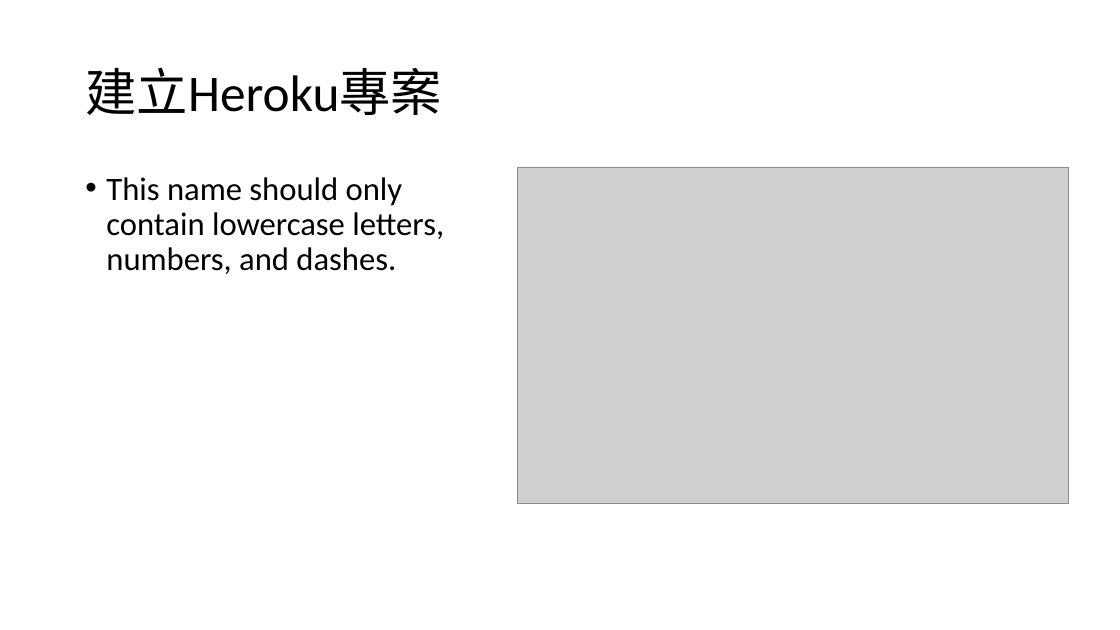
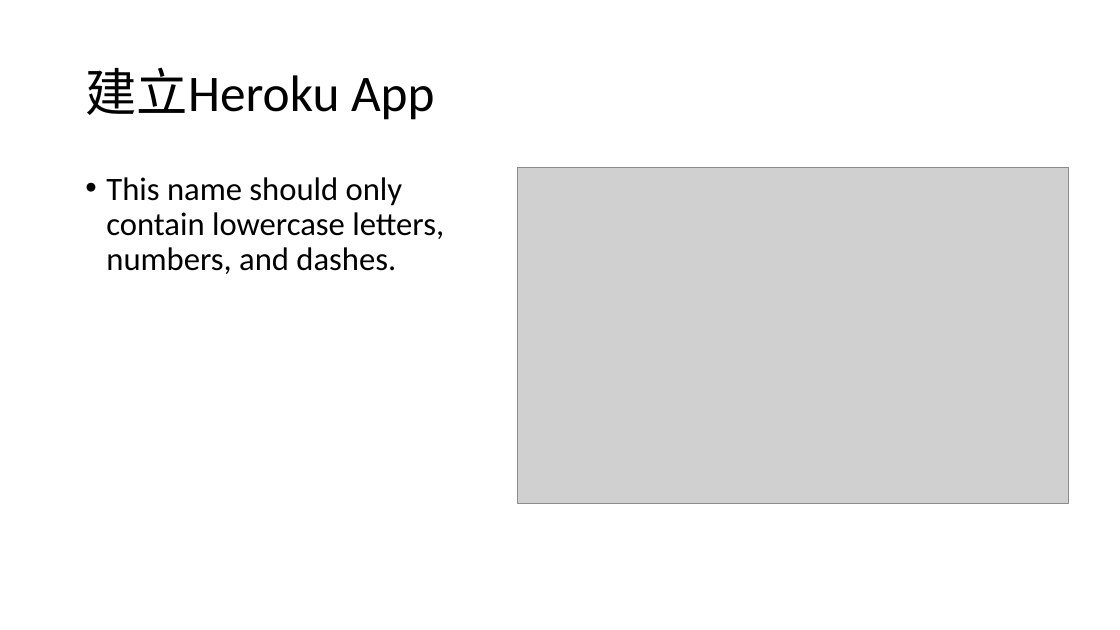
Before and after one commit to 106598065/ReactJSClass, a slide deck: slide 9 of React2627.pptx (slide 2 before the commit). Drawn at 1120x630 pixels with LibreOffice and Linux fonts; fonts in the diff are those of the drawing; grey boxes stand for pictures. Boxes give left, top, right and bottom in pixels: in the first picture for what was removed or moved away, otherwise in the second. Text is boxed around its words. In the diff, an @@ line names an element or a change of style, - is before the commit and + after.

```diff
--- a/React2627.pptx
+++ b/React2627.pptx
@@ title at bbox=[85, 67, 435, 120]: text changed @@
-建立Heroku專案
+建立Heroku App
```
Also in this commit, not shown: 2 other slides changed, 10 slides added, 1 slide removed, 2 other files.
